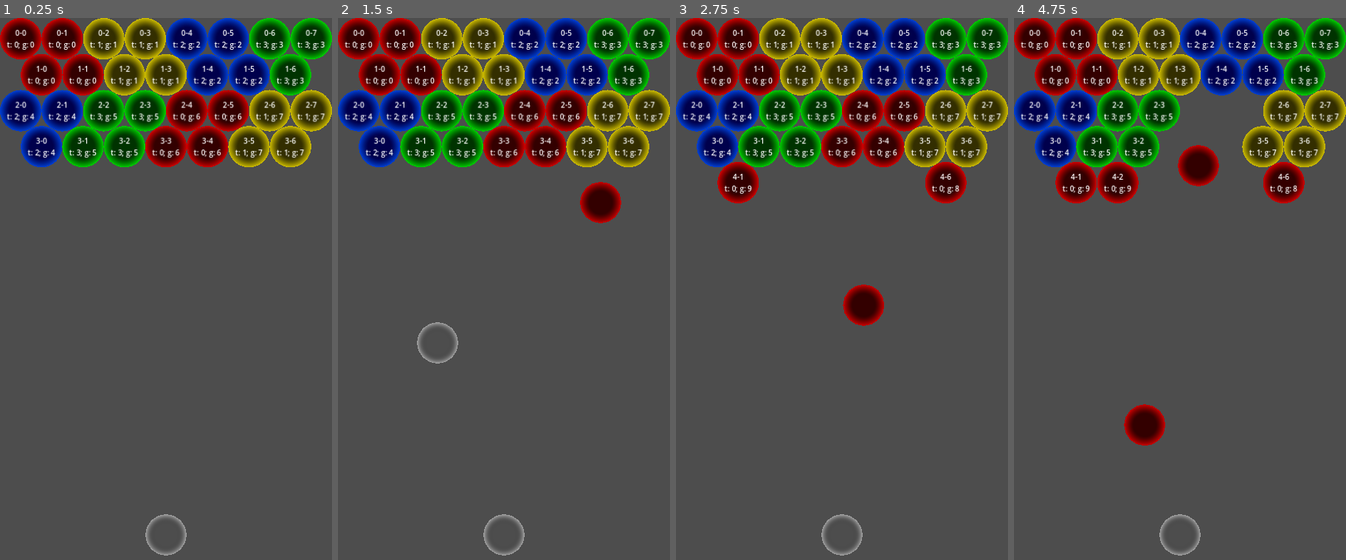
Above: before the commit, frames 1-4 (left to right).
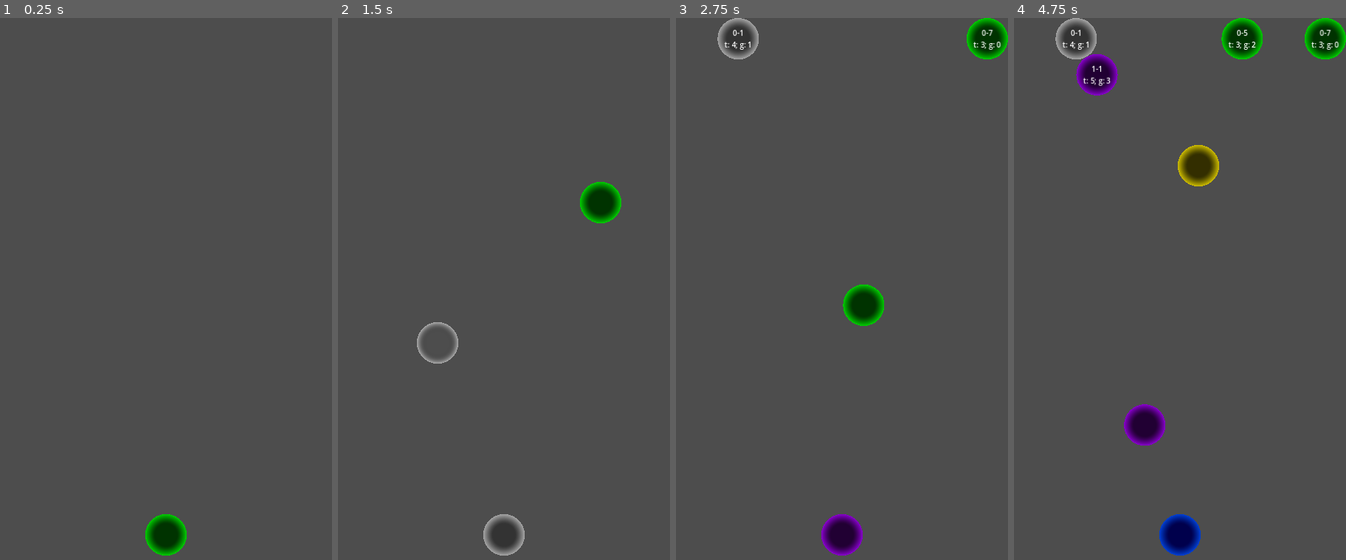
Above: after the commit, the same moments.

Repository: sntg-p/godot-puzzleb
Game: Godot game, scene res://main.tscn
The game is run twice, just before and just after one commit, with the same random seed, the same clock (stepped at 60 frames per second) and the same inputs.
Inputs (mouse positions are in pixels of both pictures, inside the frame that each line leads up to):
- Up to frame 1 (0.25 s): no input
- Up to frame 2 (1.5 s): tap Enter at 0.5 s; move the mouse to (577, 283) at 0.52 s; click (577, 283) at 0.67 s; move the mouse to (437, 343) at 1.27 s; click (437, 343) at 1.42 s
- Up to frame 3 (2.75 s): move the mouse to (875, 186) at 2.02 s; click (875, 186) at 2.17 s
- Up to frame 4 (4.75 s): move the mouse to (1163, 429) at 2.77 s; click (1163, 429) at 2.92 s; move the mouse to (1279, 402) at 3.52 s; click (1279, 402) at 3.67 s; move the mouse to (1080, 223) at 4.27 s; click (1080, 223) at 4.42 s

The runs differ from the first frame. In frame 1, 23% of the frame differs, in the area x 0-100%, y 0-100%; in frame 2, 23%; in frame 3, 25%; in frame 4, 23%.

Commit message:
animate bubble spawn, wip group dependencies

Diff:
--- a/main.gd
+++ b/main.gd
@@ -3,9 +3,13 @@
 @export var enable_bubble_generation = true
 @export var bubble_scenes: Array[PackedScene]
 
+signal level_loaded()
+
+
 var bubbles = {}
 var bubbleGroups: Array[BubbleGroup] = []
-var current_types = {}
+
+var _current_types = {}
 
 
 func has_bubble(row: int, indexInRow: int) -> bool:
@@ -30,13 +34,27 @@
 	return group
 
 
-func new_bubble(row: int, indexInRow: int, type: int) -> Bubble:
+func new_bubble(row: int, indexInRow: int, type: int, origin: Vector2 = Vector2.ZERO) -> Bubble:
 	var bubble: Bubble = bubble_scenes[type].instantiate()
+
+	var position = Bubble.calculate_position(row, indexInRow)
+	if origin != Vector2.ZERO:
+		bubble.animate_spawn(origin, position)
+	else:
+		bubble.position = position
+
+	#bubble.position = position
+
 	bubble.type = type
 	bubble.row = row
 	bubble.indexInRow = indexInRow
 	bubbles[row][indexInRow] = bubble
-	current_types[type] = null
+
+	if _current_types.has(type):
+		_current_types[type] += 1
+	else:
+		_current_types[type] = 1
+
 	return bubble
 
 
@@ -45,10 +63,52 @@
 		var bubblesRow: Dictionary = bubbles[bubble.row]
 		print('removing bubble %s-%s' % [bubble.row, bubble.indexInRow])
 		bubblesRow.erase(bubble.indexInRow)
+		assert(
+			_current_types[bubble.type] > 0,
+			'amount of bubbles with type %s is not > 0' % [bubble.type]
+		)
+		_current_types[bubble.type] -= 1
+
+
+func remove_group(group: BubbleGroup):
+	var children = group.get_children()
+	for child in children:
+		assert(child is Bubble)
+		remove_bubble(child)
+
+	print('freeing group %s' % [group.name])
+	group.queue_free()
+
+
+func get_random_bubble_type():
+	var available_types = []
+	var current_types = self._current_types.keys()
+
+	var amount_per_type = []
+	for type in current_types:
+		var amount: int = self._current_types[type]
+		amount_per_type.push_back('%s: %s' % [type, amount])
+		if amount: available_types.push_back(type)
+
+	var size = available_types.size()
+	if size > 1:
+		print('available bubble types: %s' % [amount_per_type])
+		return available_types[randi() % size]
+
+	if size == 1: return available_types[0]
+	if size == 0:
+		print('no current bubble types available')
+		return -1
+
 
 # Called when the node enters the scene tree for the first time.
 func _ready() -> void:
 	if not enable_bubble_generation:
+		print('level loading disabled, setting all bubble types as current')
+		for i in range(6):
+			_current_types[i] = 9223372036854775807 / 2
+
+		level_loaded.emit()
 		return
 
 	var file = "res://levels/01.json"
@@ -58,40 +118,60 @@
 
 	for row in range(8):
 		var isOdd = row % 2
-		var rowOffset = Bubble.radius * isOdd
-		#var rowOffset = 0
 		bubbles[row] = {}
 
 		for indexInRow in range(8 - isOdd):
 			var bubbleIndex = row * 8 + indexInRow;
 			var bubbleType = levelData[bubbleIndex]
-			#print("row: %s; index: %s; bubbleType: %s" % [row, indexInRow, bubbleType])
 
 			if bubbleType == -1:
 				continue
 
 			var bubble: Bubble = new_bubble(row, indexInRow, bubbleType)
+			var depends_on: BubbleGroup
 
 			if indexInRow > 0:
-				var leftBubble = bubbles[row][indexInRow - 1]
+				var leftBubble = get_bubble(row, indexInRow - 1)
 				if leftBubble.type == bubbleType:
 					leftBubble.add_sibling_bubble(bubble)
 					continue
 
+				if not bubble.is_touching_wall:
+					var leftBubbleGroup: BubbleGroup = leftBubble.get_parent()
+					if leftBubbleGroup.is_touching_wall:
+						depends_on = leftBubbleGroup
+
 			if row != 0:
-				var upLeftBubble = bubbles[row - 1][indexInRow]
+				var upLeftBubble = get_bubble(row - 1, indexInRow)
 				if upLeftBubble.type == bubbleType:
 					upLeftBubble.add_sibling_bubble(bubble)
 					continue
 
+				var upLeftBubbleGroup: BubbleGroup = upLeftBubble.get_parent()
+				if upLeftBubbleGroup.is_touching_wall:
+					depends_on = upLeftBubbleGroup
+
 				if isOdd:
-					var upRightBubble = bubbles[row - 1][indexInRow + 1]
+					var upRightBubble = get_bubble(row - 1, indexInRow + 1)
 					if upRightBubble.type == bubbleType:
 						upRightBubble.add_sibling_bubble(bubble)
 						continue
 
+					var upRightBubbleGroup: BubbleGroup = upRightBubble.get_parent()
+					if upRightBubbleGroup.is_touching_wall:
+						depends_on = upRightBubbleGroup
+
 			var group = new_group(bubble.type)
 			group.add_bubble(bubble)
 
+			if depends_on:
+				print('adding %s-%s as dependent of %s' % [
+					row, indexInRow, group.name
+				])
+
+				depends_on.add_dependent(group)
+
 	for group in bubbleGroups:
 		add_child(group)
+
+	level_loaded.emit()
--- a/main.tscn
+++ b/main.tscn
@@ -1,15 +1,21 @@
-[gd_scene load_steps=13 format=3 uid="uid://02ratqlwcsxo"]
+[gd_scene load_steps=19 format=3 uid="uid://02ratqlwcsxo"]
 
 [ext_resource type="Script" path="res://main.gd" id="1_1jwaj"]
 [ext_resource type="PackedScene" uid="uid://dsnevvik6mnus" path="res://scenes/bubbles/red.tscn" id="2_jkdu2"]
 [ext_resource type="Script" path="res://pointer.gd" id="3_62yy1"]
 [ext_resource type="PackedScene" uid="uid://dsoolle3rxsqd" path="res://scenes/bubbles/yellow.tscn" id="3_rgp82"]
-[ext_resource type="ArrayMesh" uid="uid://c4wcajqpoldej" path="res://assets/meshes/circle.obj" id="4_68x1l"]
 [ext_resource type="PackedScene" uid="uid://cvdb3ydsm1dwi" path="res://scenes/bubbles/blue.tscn" id="4_jap2a"]
 [ext_resource type="PackedScene" uid="uid://b4bwkx31xmrcm" path="res://scenes/projectile.tscn" id="4_um3db"]
 [ext_resource type="PackedScene" uid="uid://dkwvokp6o8we5" path="res://scenes/bubbles/green.tscn" id="5_bktwf"]
 [ext_resource type="PackedScene" uid="uid://05xg3i4on4bk" path="res://scenes/bubbles/gray.tscn" id="6_eyc20"]
 [ext_resource type="PackedScene" uid="uid://guwmxbglqbes" path="res://scenes/bubbles/purple.tscn" id="7_rbq0a"]
+[ext_resource type="Texture2D" uid="uid://dlmody17cwodx" path="res://assets/gradients/radial_red.tres" id="10_s7gj2"]
+[ext_resource type="Texture2D" uid="uid://c2ijtotcrs4kj" path="res://assets/gradients/radial_yellow.tres" id="11_e3i1q"]
+[ext_resource type="Texture2D" uid="uid://dtrixk1qq1y5t" path="res://assets/gradients/radial_blue.tres" id="12_038wq"]
+[ext_resource type="Texture2D" uid="uid://dj1s733jp75go" path="res://assets/gradients/radial_green.tres" id="13_77ot6"]
+[ext_resource type="Texture2D" uid="uid://khxgi40sj8oq" path="res://assets/gradients/radial_gray.tres" id="14_xtvel"]
+[ext_resource type="Texture2D" uid="uid://blmg2rekmp3ty" path="res://assets/gradients/radial_purple.tres" id="15_my4oh"]
+[ext_resource type="ArrayMesh" uid="uid://8ep000dpfql3" path="res://assets/meshes/circle_big.obj" id="16_gita3"]
 
 [sub_resource type="Gradient" id="Gradient_ywhba"]
 interpolation_mode = 2
@@ -23,20 +29,22 @@
 
 [node name="Main" type="Node2D"]
 script = ExtResource("1_1jwaj")
+enable_bubble_generation = false
 bubble_scenes = Array[PackedScene]([ExtResource("2_jkdu2"), ExtResource("3_rgp82"), ExtResource("4_jap2a"), ExtResource("5_bktwf"), ExtResource("6_eyc20"), ExtResource("7_rbq0a")])
 
 [node name="Pointer" type="Node2D" parent="."]
 script = ExtResource("3_62yy1")
 projectile_scene = ExtResource("4_um3db")
+bubble_types = Array[Resource]([ExtResource("10_s7gj2"), ExtResource("11_e3i1q"), ExtResource("12_038wq"), ExtResource("13_77ot6"), ExtResource("14_xtvel"), ExtResource("15_my4oh")])
 
-[node name="MeshInstance2D" type="MeshInstance2D" parent="Pointer"]
+[node name="MouseIndicator" type="MeshInstance2D" parent="Pointer"]
 position = Vector2(360, 1120)
-scale = Vector2(45, 45)
-mesh = ExtResource("4_68x1l")
+mesh = ExtResource("16_gita3")
 texture = SubResource("GradientTexture2D_3v552")
 
-[node name="MeshInstance2D2" type="MeshInstance2D" parent="Pointer"]
+[node name="NextBubble" type="MeshInstance2D" parent="Pointer"]
 position = Vector2(360, 1120)
-scale = Vector2(45, 45)
-mesh = ExtResource("4_68x1l")
+mesh = ExtResource("16_gita3")
 texture = SubResource("GradientTexture2D_3v552")
+
+[connection signal="level_loaded" from="." to="Pointer" method="_on_main_level_loaded"]
--- a/pointer.gd
+++ b/pointer.gd
@@ -1,33 +1,63 @@
 extends Node
 
 @export var projectile_scene: PackedScene
+@export var bubble_types: Array[Resource]
+
+
+@onready var main: Main = get_node('/root/Main')
+
+var bubble_type = -1
 
 # Called when the node enters the scene tree for the first time.
 func _ready() -> void:
-	$MeshInstance2D.process_mode = Node.PROCESS_MODE_DISABLED
-	$MeshInstance2D.hide()
+	$MouseIndicator.process_mode = Node.PROCESS_MODE_DISABLED
+	$MouseIndicator.hide()
+
 
 var isPointing = false
+
+func handle_mouse_pointer(event: InputEventMouseButton):
+	isPointing = event.pressed
+
+	if (isPointing):
+		$MouseIndicator.process_mode = Node.PROCESS_MODE_INHERIT
+		$MouseIndicator.position = event.position
+		$MouseIndicator.show()
+	else:
+		$MouseIndicator.process_mode = Node.PROCESS_MODE_DISABLED
+		$MouseIndicator.hide()
+
+		var projectile: ProjectileBubble = projectile_scene.instantiate()
+		projectile.position = Vector2(720 / 2, 1120)
+		projectile.type = bubble_type
+		projectile.texture = bubble_types[projectile.type]
+		update_bubble_types()
+
+		var angle = event.position.angle_to_point(projectile.position)
+		projectile.linear_velocity = Vector2(-1000, 0).rotated(angle)
+
+		get_parent().add_child(projectile)
+
 
 func _input(event: InputEvent) -> void:
 	if event is InputEventMouseButton:
 		match event.button_index:
 			MOUSE_BUTTON_LEFT:
-				isPointing = event.pressed
-				if (isPointing):
-					$MeshInstance2D.process_mode = Node.PROCESS_MODE_INHERIT
-					$MeshInstance2D.position = event.position
-					$MeshInstance2D.show()
-				else:
-					$MeshInstance2D.process_mode = Node.PROCESS_MODE_DISABLED
-					$MeshInstance2D.hide()
-					var projectile: ProjectileBubble = projectile_scene.instantiate()
-					projectile.position = Vector2(720 / 2, 1120)
-					var angle = event.position.angle_to_point(projectile.position)
-					projectile.linear_velocity = Vector2(-1000, 0).rotated(angle)
-					get_parent().add_child(projectile)
+				handle_mouse_pointer(event)
 
 	if isPointing and event is InputEventMouseMotion:
-		$MeshInstance2D.position = event.position
+		$MouseIndicator.position = event.position
 
 	pass
+
+
+func update_bubble_types():
+	bubble_type = main.get_random_bubble_type()
+	$NextBubble.texture = bubble_types[bubble_type]
+
+
+func _on_main_level_loaded() -> void:
+	print('_on_main_level_loaded')
+	bubble_type = main.get_random_bubble_type()
+	$NextBubble.texture = bubble_types[bubble_type]
+	pass # Replace with function body.
--- a/projectile.gd
+++ b/projectile.gd
@@ -3,10 +3,14 @@
 
 @export var linear_velocity = Vector2.ZERO
 
-var radius = 45
 var right = 0
 var bottom = 0
 var type = -1
+
+@export var texture: Texture2D:
+	set(value):
+		$MeshInstance2D.texture = value
+
 
 @onready var main: Main = get_node('/root/Main')
 
@@ -16,76 +20,48 @@
 	var viewport_rect_size = get_viewport_rect().size
 	right = viewport_rect_size.x
 	bottom = viewport_rect_size.y
-	#type = randi() % 6
-	type = 0
 
 
 # Called every frame. 'delta' is the elapsed time since the previous frame.
 func _process(delta: float) -> void:
-	var left_wall_collision = position.x - radius <= 0
+	var left_wall_collision = position.x - Bubble.radius <= 0
 	if left_wall_collision:
 		linear_velocity.x *= -1
 
-	var right_wall_collision = position.x + radius >= right
+	var right_wall_collision = position.x + Bubble.radius >= right
 	if right_wall_collision:
 		linear_velocity.x *= -1
 
-	var top_wall_collistion = position.y - radius <= 0
-	if top_wall_collistion:
-		linear_velocity.y *= -1
+	var top_wall_collision = position.y - Bubble.radius <= 0
+	if top_wall_collision:
+		_handle_top_wall_collision()
+		return
+		#linear_velocity.y *= -1
 
-	var bottom_wall_collision = position.y - radius >= bottom
+	var bottom_wall_collision = position.y - Bubble.radius >= bottom
 	if bottom_wall_collision:
 		self.queue_free()
 
 	position += linear_velocity * delta
-	pass
 
 
 # Returns a group when possible
-func _find_or_create_group(row: int, indexInRow: int) -> BubbleGroup:
-	#var neighborIndexes = []
-	#var neighbors: Array[Bubble] = []
-	var isOdd = row % 2
-	var isEven = 0 if isOdd == 1 else 1
-	var topRow = row - 1
-	var bottom_row = row + 1
+func _find_or_create_group(row: int, index_in_row: int) -> BubbleGroup:
+	var neighbor_indexes = Bubble.get_neighbor_indexes(row, index_in_row)
 
-	var neighborIndexes = [
-		# top left
-		[topRow, indexInRow - isEven],
-
-		# top right
-		[topRow, indexInRow + 1 - isEven],
-
-		# center right
-		[row, indexInRow + 1],
-
-		# bottom right
-		[bottom_row, indexInRow + 1 - isEven],
-
-		# bottom left
-		[bottom_row, indexInRow - isEven],
-
-		# center_left
-		[row, indexInRow - 1]
-	]
-
-	#print(neighborIndexes)
-
-	var existing_neighbors = 0
-	var matches_amount = 0
+	var neighbors = 0
+	var matches = 0
 	var matching_groups = Set.new()
 	var last_group: BubbleGroup
 
 	# find matching groups and bubbles amount
-	for bubblePosition in neighborIndexes:
+	for bubblePosition in neighbor_indexes:
 		var bubble: Bubble = main.get_bubble(
 			bubblePosition[0], bubblePosition[1]
 		)
 
 		if !bubble: continue
-		existing_neighbors += 1
+		neighbors += 1
 
 		if bubble.type == self.type:
 			print('%s-%s is of same type' % [bubble.row, bubble.indexInRow])
@@ -93,25 +69,22 @@
 			if matching_groups.has(group): continue
 
 			assert(group != null, 'bubble %s-%s parent is null' % [bubble.row, bubble.indexInRow])
-			matches_amount += group.get_child_count()
+			matches += group.get_child_count()
 			matching_groups.add(group)
 			last_group = group
 
-	print('%s neighbor(s), %s of same type in contact' % [existing_neighbors, matches_amount])
+	print('%s neighbor(s), %s of same type in contact' % [neighbors, matches])
 
-	if matches_amount >= 2:
+	if matches >= 2:
 		for group: BubbleGroup in matching_groups.values():
-			var children = group.get_children()
-			for child in children:
-				assert(child is Bubble)
-				main.remove_bubble(child)
+			for dependent in group.dependents.values():
+				main.remove_group(dependent)
 
-			print('freeing group %s' % [group.name])
-			group.queue_free()
+			main.remove_group(group)
 
 		return null
 
-	if matches_amount == 0:
+	if matches == 0:
 		assert(!last_group)
 		last_group = main.new_group(self.type)
 
@@ -128,15 +101,11 @@
 	return last_group
 
 
-func _collapse(row: int, indexInRow: int, collision: Bubble):
-	if main.has_bubble(row, indexInRow):
-		print('bubble exists, skipping')
-		return
-
+func _collapse(row: int, indexInRow: int):
 	var group = _find_or_create_group(row, indexInRow)
 	if group:
 		print('spawning bubble at %s-%s' % [row, indexInRow])
-		var bubble: Bubble = main.new_bubble(row, indexInRow, self.type)
+		var bubble = main.new_bubble(row, indexInRow, type, position)
 		group.add_bubble(bubble)
 		main.add_child(group)
 
@@ -188,4 +157,21 @@
 		row, indexInRow, collision.row, collision.indexInRow
 	])
 
-	_collapse(row, indexInRow, collision)
+	if main.has_bubble(row, indexInRow):
+		print('bubble exists, skipping')
+		return
+
+	_collapse(row, indexInRow)
+
+
+func _handle_top_wall_collision():
+	var row = 0
+	var index_in_row = (int(position.x) / Bubble.diameter) % 8
+
+	#print('_handle_top_wall_collision at x = %s, spawning bubble at %s-%s' % [position.x, row, index_in_row])
+
+	if main.has_bubble(row, index_in_row):
+		print('bubble exists, skipping')
+		return
+
+	_collapse(row, index_in_row)
--- a/scenes/bubbles/base.tscn
+++ b/scenes/bubbles/base.tscn
@@ -4,7 +4,7 @@
 [ext_resource type="Script" path="res://scenes/bubbles/bubble.gd" id="3_jv1tq"]
 
 [sub_resource type="CircleShape2D" id="CircleShape2D_5uhun"]
-radius = 45.0
+radius = 40.0
 
 [node name="Bubble" type="MeshInstance2D"]
 mesh = ExtResource("1_6eb4b")
--- a/scenes/bubbles/bubble.gd
+++ b/scenes/bubbles/bubble.gd
@@ -22,7 +22,38 @@
 		return 1 if row % 2 == 0 else 0
 
 
-var group: BubbleGroup
+var is_touching_wall: bool:
+	get:
+		if row == 0: return true
+		if indexInRow == 0: return true
+		if indexInRow == (7 - isOdd): return true
+		return false
+
+
+static func get_neighbor_indexes(row: int, index_in_row: int) -> Array:
+	var is_even = 0 if row % 2 == 1 else 1
+	var top_row = row - 1
+	var bottom_row = row + 1
+
+	return [
+		# top left
+		[top_row, index_in_row - is_even],
+
+		# top right
+		[top_row, index_in_row + 1 - is_even],
+
+		# center right
+		[row, index_in_row + 1],
+
+		# bottom right
+		[bottom_row, index_in_row + 1 - is_even],
+
+		# bottom left
+		[bottom_row, index_in_row - is_even],
+
+		# center_left
+		[row, index_in_row - 1]
+	]
 
 
 static func calculate_position(row: int, indexInRow: int):
@@ -33,24 +64,55 @@
 	return Vector2(x, y)
 
 
-# Called when the node enters the scene tree for the first time.
-func _ready() -> void:
-	name = "Bubble_%s_%s" % [row, indexInRow]
-	position = calculate_position(row, indexInRow)
-	group = get_parent()
-	group.type = type
-
-
-# Called every frame. 'delta' is the elapsed time since the previous frame.
-func _process(delta: float) -> void:
-	$Label.text = "%s-%s\nt: %s; g: %s" % [row, indexInRow, self.type, group.name.get_slice('_', 1)]
-	pass
-
-
 func type_matches(projectile: ProjectileBubble):
 	return projectile.type == self.type
 
 
-func add_sibling_bubble(sibling: Bubble, check_count: bool = false):
+func add_sibling_bubble(sibling: Bubble):
 	var group: BubbleGroup = get_parent()
-	group.add_bubble(sibling, check_count)
+	group.add_bubble(sibling)
+
+
+var _origin: Vector2
+var _target: Vector2
+var _animating: bool = false
+var _animation_progress: float = 1
+var _animation_speed = 25
+
+
+func animate_spawn(origin: Vector2, target: Vector2):
+	#print('animating bubble spawn')
+	position = origin
+	_animating = true
+	_animation_progress = 0
+	_origin = origin
+	_target = target
+
+
+func _update_animation(delta: float):
+	if not _animating: return
+
+	if _animation_progress > 1:
+		_animating = false
+		position = _target
+		return
+
+	#print('updating bubble spawn animation, progress: %s' % [_animation_progress])
+	var step = delta * _animation_speed
+	_animation_progress += step
+	position = _origin.lerp(_target, _animation_progress)
+
+
+func _ready() -> void:
+	name = "Bubble_%s_%s" % [row, indexInRow]
+
+
+func _enter_tree() -> void:
+	var group: BubbleGroup = get_parent()
+	$Label.text = "%s-%s\nt: %s; g: %s" % [
+		row, indexInRow, self.type, group.name.get_slice('_', 1)
+	]
+
+
+func _process(delta: float) -> void:
+	_update_animation(delta)
--- a/scenes/bubbles/bubble_group.gd
+++ b/scenes/bubbles/bubble_group.gd
@@ -2,17 +2,27 @@
 
 var type = -1
 
-# Called when the node enters the scene tree for the first time.
-func _ready() -> void:
-	pass # Replace with function body.
+
+var is_touching_wall: bool:
+	get:
+		var children = get_children()
+		for child: Bubble in children:
+			if child.is_touching_wall: return true
+
+		return false
+
+var _dependents = Set.new()
+var dependents: Set:
+	get: return _dependents
 
 
-# Called every frame. 'delta' is the elapsed time since the previous frame.
-func _process(delta: float) -> void:
-	pass
+func add_dependent(group: BubbleGroup) -> void:
+	_dependents.add(group)
+
 
 func _init(type: int):
 	self.type = type
+
 
 func add_bubble(bubble: Bubble, check_count: bool = false) -> void:
 	if check_count and get_child_count() >= 2:
@@ -25,4 +35,5 @@
 		queue_free()
 		return
 
+
 	add_child(bubble)
--- a/scenes/projectile.tscn
+++ b/scenes/projectile.tscn
@@ -1,7 +1,6 @@
-[gd_scene load_steps=5 format=3 uid="uid://b4bwkx31xmrcm"]
+[gd_scene load_steps=4 format=3 uid="uid://b4bwkx31xmrcm"]
 
-[ext_resource type="ArrayMesh" uid="uid://c4wcajqpoldej" path="res://assets/meshes/circle.obj" id="1_2uq78"]
-[ext_resource type="Texture2D" uid="uid://dlmody17cwodx" path="res://assets/gradients/radial_red.tres" id="2_ue24q"]
+[ext_resource type="ArrayMesh" uid="uid://8ep000dpfql3" path="res://assets/meshes/circle_big.obj" id="2_g4wwl"]
 [ext_resource type="Script" path="res://projectile.gd" id="3_pjqnq"]
 
 [sub_resource type="CircleShape2D" id="CircleShape2D_qjj0w"]
@@ -12,9 +11,7 @@
 script = ExtResource("3_pjqnq")
 
 [node name="MeshInstance2D" type="MeshInstance2D" parent="."]
-scale = Vector2(45, 45)
-mesh = ExtResource("1_2uq78")
-texture = ExtResource("2_ue24q")
+mesh = ExtResource("2_g4wwl")
 
 [node name="CollisionShape2D" type="CollisionShape2D" parent="."]
 shape = SubResource("CircleShape2D_qjj0w")
